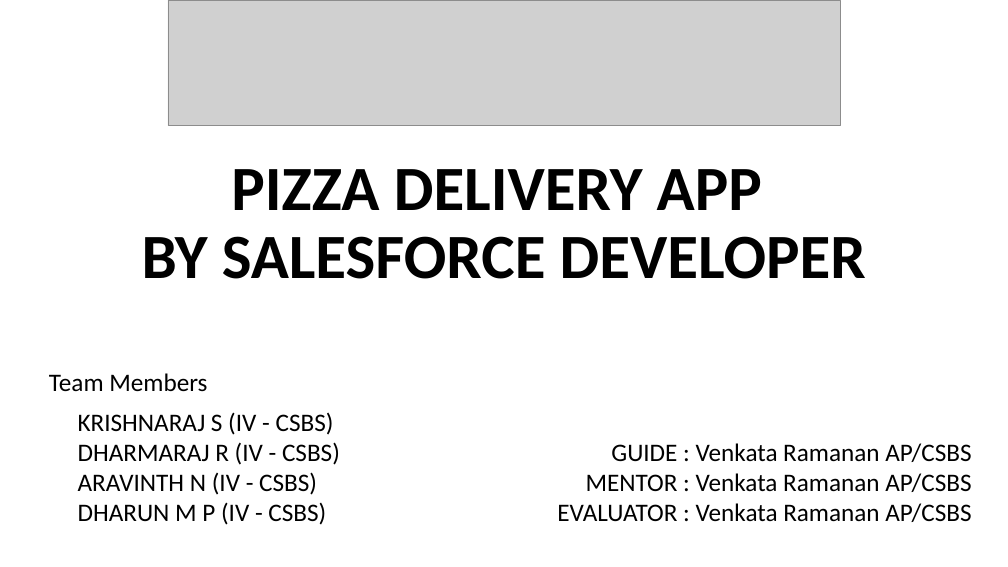
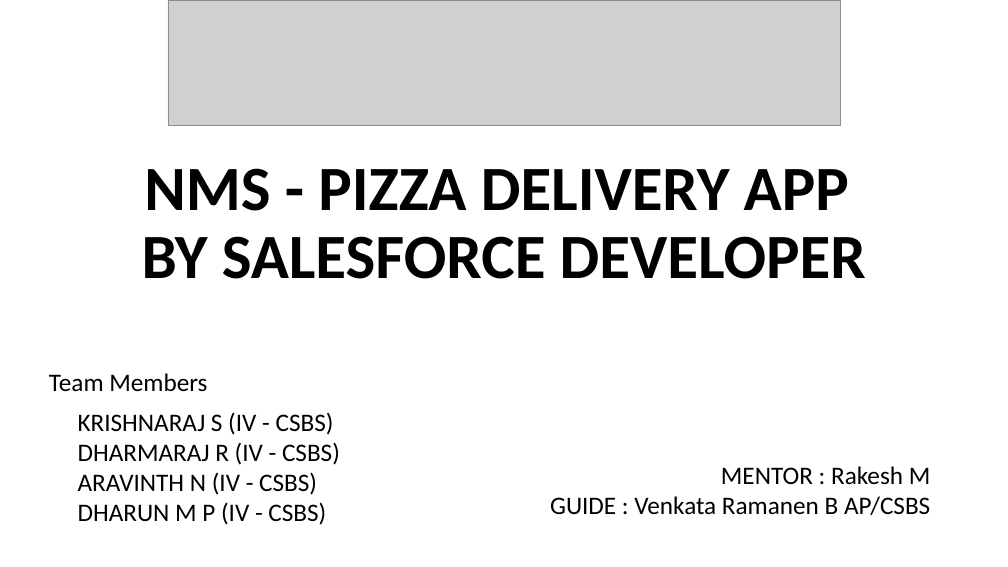
Before and after one commit to KrishnarajS0010/NaanMudhalvan-Salesforce-Krishnaraj-S, a slide deck: slide 1 of Pizza Delivery App/Project/PPT/PPT (Pizza Delivey App).pptx. Drawn at 1008x567 pixels with LibreOffice and Linux fonts; fonts in the diff are those of the drawing; grey boxes stand for pictures. Boxes give left, top, right and bottom in pixels: in the first picture for what was removed or moved away, otherwise in the second. Text is boxed around its words. In the diff, an @@ line names an element or a change of style, - is before the commit and + after.

```diff
--- a/Pizza Delivery App/Project/PPT/PPT (Pizza Delivey App).pptx
+++ b/Pizza Delivery App/Project/PPT/PPT (Pizza Delivey App).pptx
@@ title at [142,168,866,279]: text changed @@
-PIZZA DELIVERY APP
-BY SALESFORCE DEVELOPER
+NMS - PIZZA DELIVERY APP
+BY SALESFORCE DEVELOPER
@@ text at [550,466,931,515]: text changed @@
-        GUIDE : Venkata Ramanan AP/CSBS
-MENTOR : Venkata Ramanan AP/CSBS
-EVALUATOR : Venkata Ramanan AP/CSBS
+    MENTOR : Rakesh M
+GUIDE : Venkata Ramanen B AP/CSBS
```
